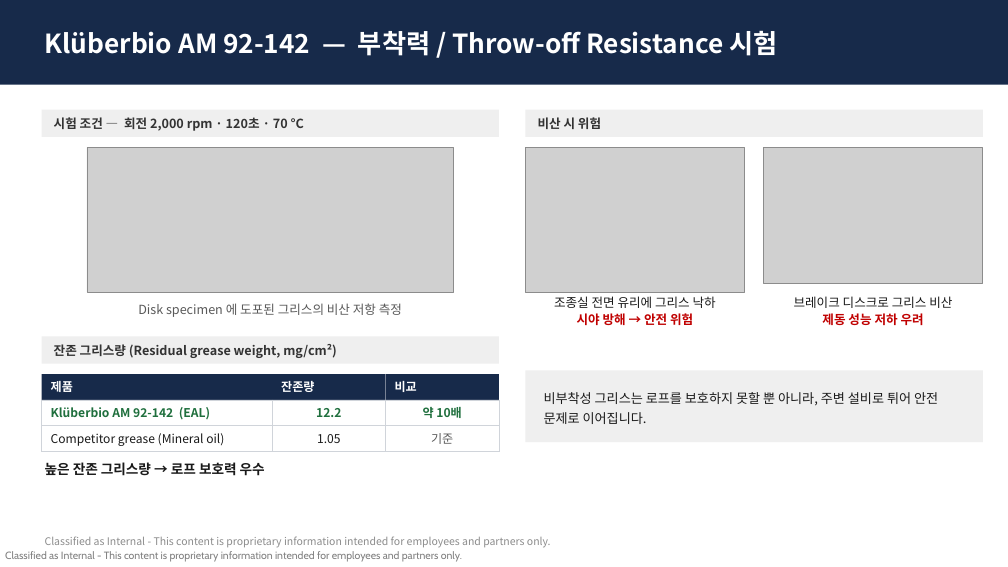
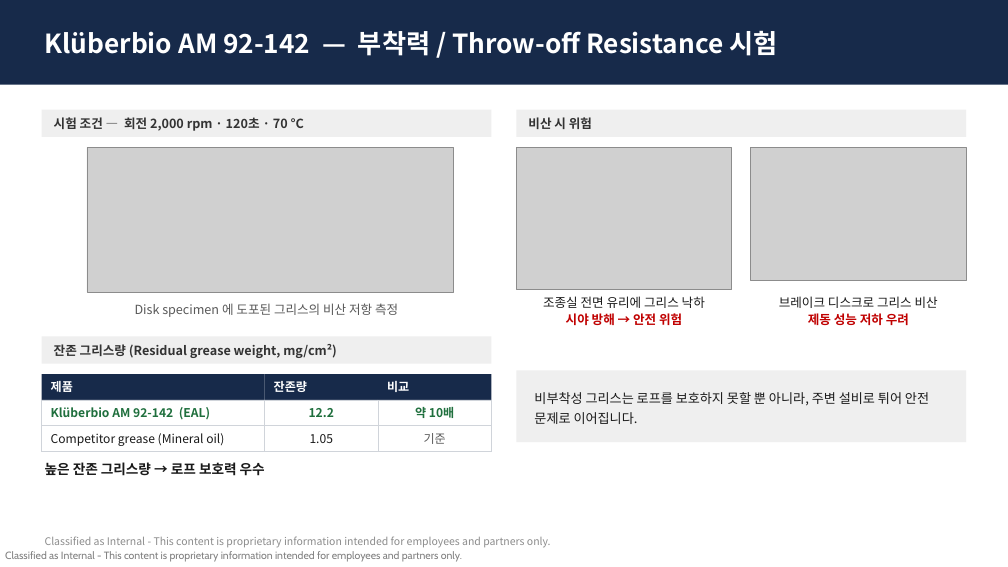
Before and after one commit to dotjdsla-byte/github-test, a slide deck: slide 3 of Kluber_EAL_Grease_simple.pptx. Drawn at 1008x567 pixels with LibreOffice and Linux fonts; fonts in the diff are those of the drawing; grey boxes stand for pictures. Boxes give left, top, right and bottom in pixels: in the first picture for what was removed or moved away, otherwise in the second. Text is boxed around its words. In the diff, an @@ line names an element or a change of style, - is before the commit and + after.

```diff
--- a/Kluber_EAL_Grease_simple.pptx
+++ b/Kluber_EAL_Grease_simple.pptx
@@ rectangle: place and size @@
-rectangle at <box>42,110,499,137</box>
+rectangle at <box>42,110,492,137</box>
@@ rectangle: place and size @@
-rectangle at <box>526,110,983,137</box>
+rectangle at <box>516,110,966,137</box>
@@ text "비산 시 위험": place and size @@
-text "비산 시 위험" at <box>538,117,601,129</box>
+text "비산 시 위험" at <box>528,117,592,129</box>
@@ picture: place and size @@
-picture at <box>764,147,983,283</box>
+picture at <box>751,147,966,281</box>
@@ text "브레이크 디스크로 그리스 비산": place and size @@
-text "브레이크 디스크로 그리스 비산" at <box>794,296,952,325</box>
+text "브레이크 디스크로 그리스 비산" at <box>779,296,938,325</box>
@@ text "Disk specimen 에 도포된 그리스의 ...": place and size @@
-text "Disk specimen 에 도포된 그리스의 ..." at <box>138,303,402,317</box>
+text "Disk specimen 에 도포된 그리스의 ..." at <box>135,303,398,317</box>
@@ rectangle: place and size @@
-rectangle at <box>42,337,499,364</box>
+rectangle at <box>42,337,492,364</box>
@@ rectangle: place and size @@
-rectangle at <box>42,374,272,400</box>
+rectangle at <box>42,374,265,400</box>
@@ rectangle: place and size @@
-rectangle at <box>526,371,983,442</box>
+rectangle at <box>516,371,966,442</box>
@@ text "비부착성 그리스는 로프를 보호하지 못할 ...": place and size @@
-text "비부착성 그리스는 로프를 보호하지 못할 ..." at <box>544,392,938,424</box>
+text "비부착성 그리스는 로프를 보호하지 못할 ..." at <box>534,392,929,424</box>
@@ rectangle: place and size @@
-rectangle at <box>42,400,272,426</box>
+rectangle at <box>42,400,265,426</box>
@@ rectangle: place and size @@
-rectangle at <box>42,426,272,451</box>
+rectangle at <box>42,426,265,451</box>
@@ 3 texts, 3 rectangles: place and size @@
-3 texts, 3 rectangles at <box>272,374,386,451</box>
+3 texts, 3 rectangles at <box>265,374,378,451</box>
@@ 4 texts, 3 rectangles, 1 picture: place and size @@
-4 texts, 3 rectangles, 1 picture at <box>386,147,745,451</box>
+4 texts, 3 rectangles, 1 picture at <box>378,147,732,451</box>
```
Also in this commit, not shown: 2 other slides changed, 1 other file.
